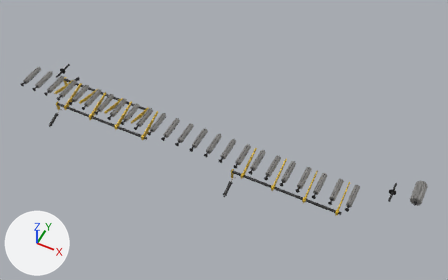
Two versions of the glTF model game/assets/models/headrig_outfeed/headrig_outfeed_parts.glb, one commit apart.
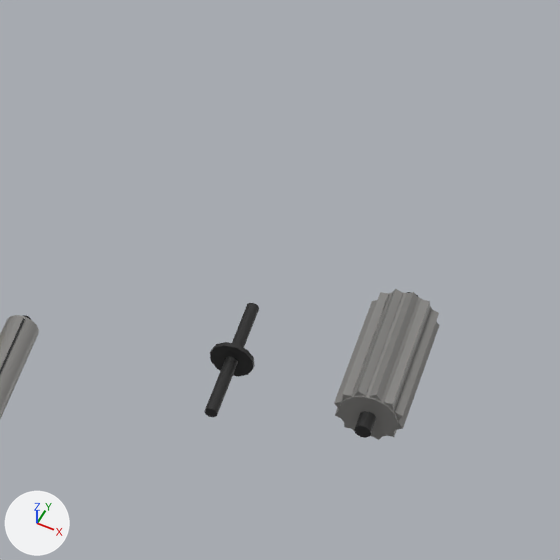
The first picture shows the older version from a camera (50 mm lens) standing at (44.87, -18.76, 18.34) and looking at (37.82, -4.64, 0.69). The close-ups show the older and then the newer version on the part from 79% to 100% of the width and 47% to 81% of the height of that picture. Only the edits that show in the close-ups are written down. Lighting does not change. The marker at lower left points along +X, +Y and +Z. Where no turn or scale is listed for an object, it has been applied to the vertices.

Names of what the first close-up shows: 'HO_FeedRollMesh', 'HO_Roll24Mesh', 'HO_TroughHeadMesh'.
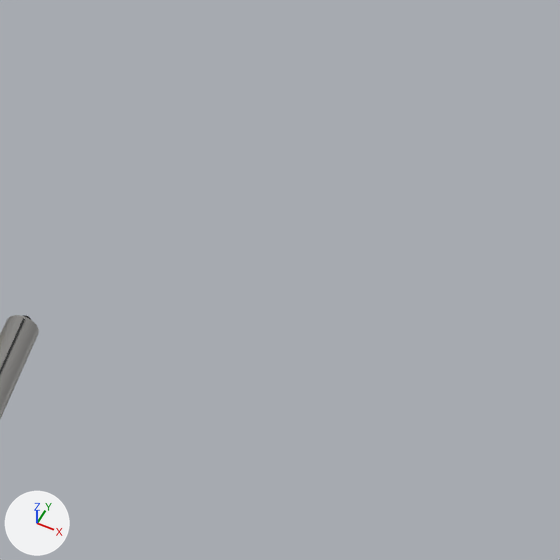
Where the change shows, as pixel boxes (x1, y1, x2, y2) in the close-ups (560 x 560 px):
'HO_FeedRollMesh', deleted
    before: (334, 289, 440, 440)
    faces in mat_hr_wear (grey #959491): (334, 289, 440, 440)
    faces in mat_hr_dark (dark grey #383838): (354, 292, 418, 438)
'HO_TroughHeadMesh', deleted
    before: (204, 303, 259, 417)

Patch to the scene script:
```diff
--- a/game/assets/models/headrig_outfeed/headrig_outfeed_parts.glb.py
+++ b/game/assets/models/headrig_outfeed/headrig_outfeed_parts.glb.py
@@ ob_ho_troughheadmesh @@
-ob_ho_troughheadmesh = bpy.data.objects.new('HO_TroughHeadMesh', me_ho_troughheadmesh)
-ob_ho_troughheadmesh.location = (44.25, -3.875, 0.308)
@@ ob_ho_feedrollmesh @@
-ob_ho_feedrollmesh = bpy.data.objects.new('HO_FeedRollMesh', me_ho_feedrollmesh)
-ob_ho_feedrollmesh.location = (45.1, -3.875, 0.768)
```
